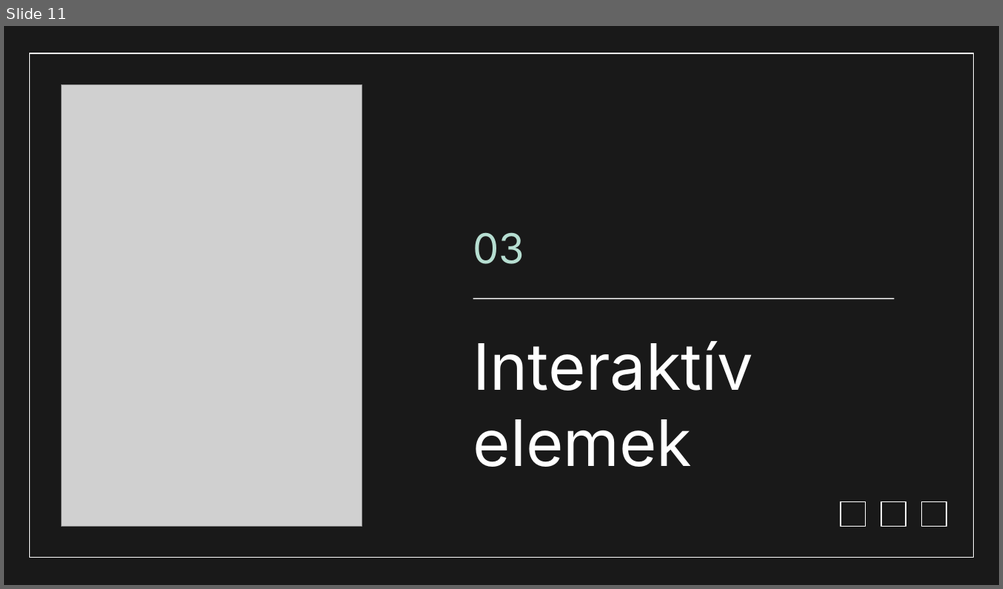
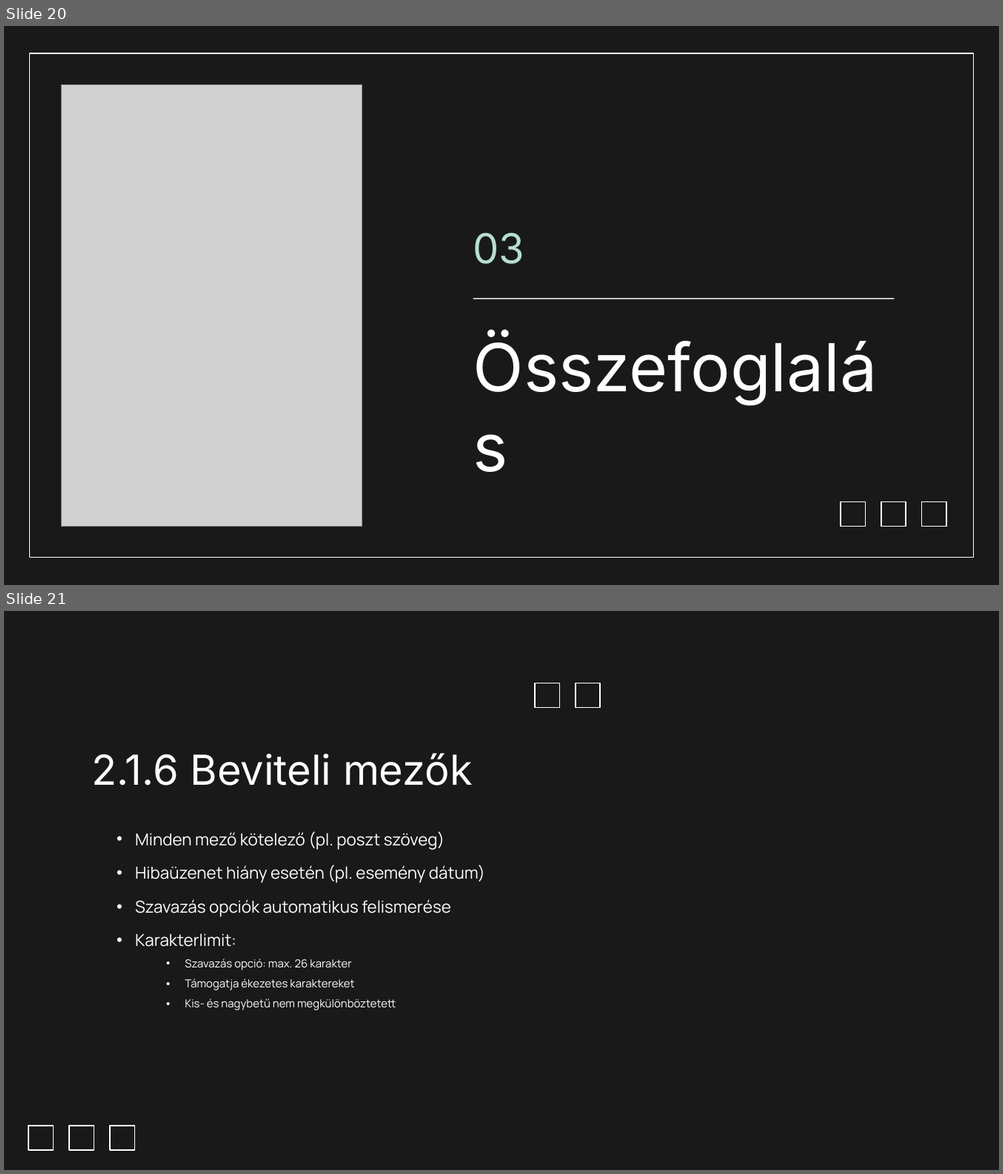
Before and after one commit to Dominik488/ViszgaRemek, a slide deck: documentation.pptx. Shown one above the other, each under a label of ours: slide 11 before the commit, slides 20 and 21 after it. The pictures are 1003x589 and 1003x1174 pixels, drawn with LibreOffice and Linux fonts; fonts in the diff are those of the drawing; grey boxes stand for pictures; background and template pictures are left out. Boxes give left, top, right and bottom in pixels: in the first picture for what was removed or moved away, otherwise in the second. Text is boxed around its words. In the diff, an @@ line names an element or a change of style, - is before the commit and + after.

```diff
--- a/documentation.pptx
+++ b/documentation.pptx
@@ slide 21 added at (4,611,999,1170), background #191919 @@
@@ rectangle added at (535,684,560,709), outline #FFFFFF 0.75 pt @@
@@ rectangle added at (575,684,600,709), outline #FFFFFF 0.75 pt @@
@@ title added at (91,753,472,786), 30 pt, text #FFFFFF @@
+2.1.6 Beviteli mezők
@@ subtitle added at (135,832,485,1011), 12 pt, text #FFFFFF @@
+• Minden mező kötelező (pl. poszt szöveg)
+• Hibaüzenet hiány esetén (pl. esemény dátum)
+• Szavazás opciók automatikus felismerése
+• Karakterlimit:
+  • Szavazás opció: max. 26 karakter
+  • Támogatja ékezetes karaktereket
+  • Kis- és nagybetű nem megkülönböztetett
@@ rectangle added at (29,1126,54,1151), outline #FFFFFF 0.75 pt @@
@@ rectangle added at (70,1126,94,1151), outline #FFFFFF 0.75 pt @@
@@ rectangle added at (109,1126,134,1151), outline #FFFFFF 0.75 pt @@
@@ what was slide 11 is now slide 20 @@
@@ slide 20 changed as well @@
@@ title at (473,341,754,467): text changed; size 46.4 to 48 pt @@
-Interaktív elemek
+Összefoglalás
```
Also in this commit, not shown: 3 other slides changed, 18 other slides added, 15 slides removed.
